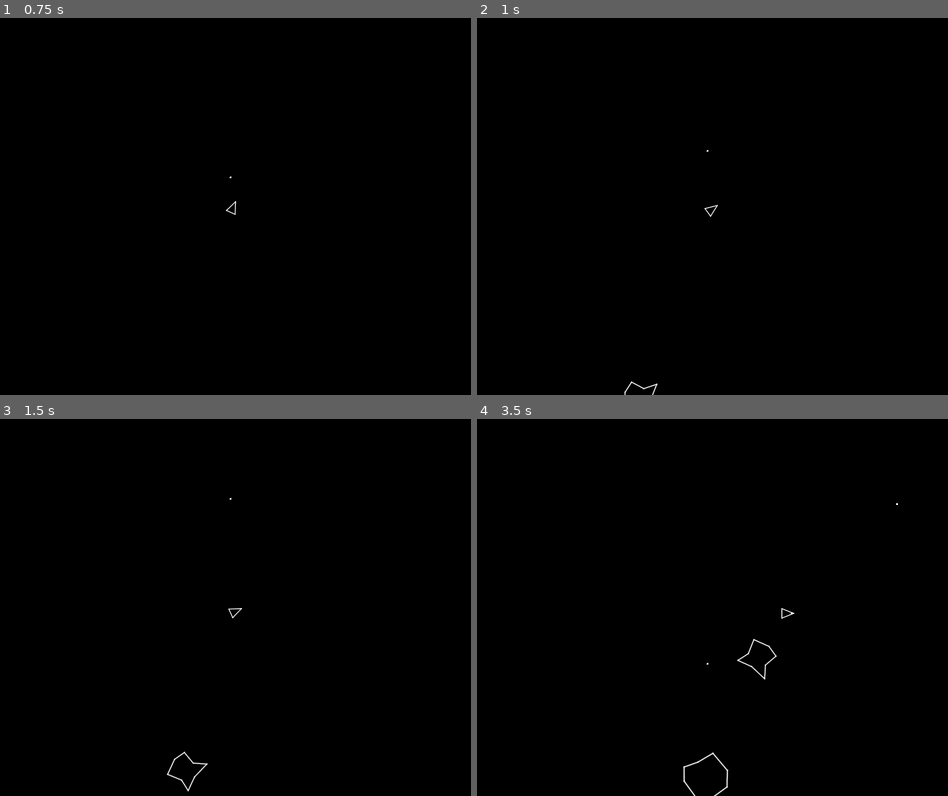
Above: before the commit, frames 1-4 (two rows, left to right).
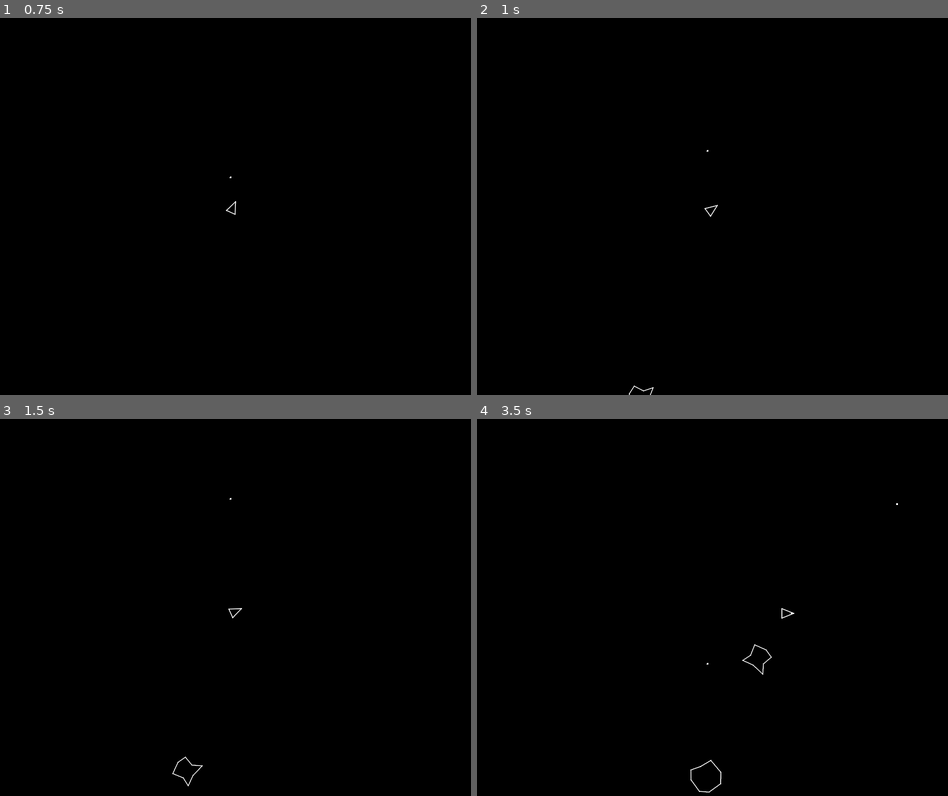
Above: after the commit, the same moments.

Repository: edudf90/asteroids-godot
Game: Godot game, scene res://game/game.tscn
Same seed, same stepped clock (60 frames per second), same inputs: the game is played once before the commit and once after it.
Inputs:
- Up to frame 1 (0.75 s): tap Enter (ui_accept) at 0.5 s; hold Right (ui_right) from 0.53 s (still down)
- Up to frame 2 (1 s): keep holding Right (ui_right); tap Enter (ui_accept) at 0.77 s
- Up to frame 3 (1.5 s): release Right (ui_right) at 1.28 s; hold Left (ui_left) from 1.28 s (still down)
- Up to frame 4 (3.5 s): tap Enter (ui_accept) at 1.52, 3.02 s; release Left (ui_left) at 2.03 s; hold Right (ui_right) 2.03-2.78 s; hold Up (ui_up) from 2.78 s (still down)

Frame 1 is identical in both runs. In frame 2, less than 0.1% of the frame differs, in the area x 31-39%, y 96-100%; in frame 3, 0.2%; in frame 4, 0.4%, in the area x 43-64%, y 58-100%.

Commit message:
Add bullet and asteroid destruction when a bullet hits an asteroid. Create two smaller asteroids when one bigger asteroid is destroyed.

Diff:
--- a/asteroid/asteroid.gd
+++ b/asteroid/asteroid.gd
@@ -1,6 +1,5 @@
 class_name Asteroid
 extends Node2D
-
 
 const SMALL = 1
 const MEDIUM = 2
@@ -18,13 +17,13 @@
 const MIN_SCALE = {
 	SMALL: 0.25,
 	MEDIUM: 0.5,
-	LARGE: 1.0
+	LARGE: 0.85
 }
 
 const MAX_SCALE = {
 	SMALL: 0.45,
 	MEDIUM: 0.75,
-	LARGE: 1.5
+	LARGE: 1.0
 }
 
 const MAX_SPEED = 100.0
@@ -36,13 +35,18 @@
 const MIN_SPAWNING_Y = -5.0
 const MAX_SPAWNING_Y = 645.0
 
+signal got_destroyed
+
 var rng
 var rotation_speed : float
 var velocity : Vector2
 var shape : int
 var scaling_factor : float
+var size : int
+var is_ready = false
 
-func reset(level):
+func reset(level, spawn_position = null):
+	size = level
 	rng = RandomNumberGenerator.new()
 	scaling_factor = rng.randf_range(MIN_SCALE[level], MAX_SCALE[level])
 	scale = Vector2(scaling_factor, scaling_factor)
@@ -50,26 +54,51 @@
 	velocity.y = rng.randf_range(MIN_SPEED, MAX_SPEED)
 	velocity.x = rng.randf_range(MIN_SPEED, MAX_SPEED)
 	shape = rng.randi_range(0, SHAPES.size() - 1)
-	if velocity.x > velocity.y:
-		position.y = rng.randf_range(MIN_SPAWNING_Y, MAX_SPAWNING_Y)
-		position.x = MAX_SPAWNING_X if randi_range(0, 1) % 2 == 0 else MIN_SPAWNING_X
+	if spawn_position == null:
+		if velocity.x > velocity.y:
+			position.y = rng.randf_range(MIN_SPAWNING_Y, MAX_SPAWNING_Y)
+			position.x = MAX_SPAWNING_X if randi_range(0, 1) % 2 == 0 else MIN_SPAWNING_X
+		else:
+			position.x = rng.randf_range(MIN_SPAWNING_X, MAX_SPAWNING_X)
+			position.y = MAX_SPAWNING_Y if randi_range(0, 1) % 2 == 0 else MIN_SPAWNING_Y
 	else:
-		position.x = rng.randf_range(MIN_SPAWNING_X, MAX_SPAWNING_X)
-		position.y = MAX_SPAWNING_Y if randi_range(0, 1) % 2 == 0 else MIN_SPAWNING_Y
+		position = spawn_position
 	var x_middle = (MAX_SPAWNING_X + MIN_SPAWNING_X) / 2.
 	var y_middle = (MAX_SPAWNING_Y + MIN_SPAWNING_Y) / 2.
 	if position.x > x_middle:
 		velocity.x = - velocity.x
 	if position.y > y_middle:
 		velocity.y = - velocity.y
+	if is_ready:
+		reset_child_nodes()
+
+func reset_child_nodes():
+	$PolygonCenterArea.monitoring = true
+	$PolygonCenterArea.monitorable = true
+	$PolygonCollisionArea.monitoring = true
+	$PolygonCollisionArea.monitorable = true
 
 # Called when the node enters the scene tree for the first time.
 func _ready():
+	is_ready = true
 	$PolygonCollisionArea/AsteroidPolygon.polygon = PackedVector2Array(SHAPES[shape])
 	$PolygonCenterArea.add_to_group("moving_body")
-	pass # Replace with function body.
+	$PolygonCollisionArea.connect("area_entered", on_polygon_collision_area_entered)
 
 # Called every frame. 'delta' is the elapsed time since the previous frame.
 func _physics_process(delta):
 	rotate(rotation_speed)
 	translate(velocity * delta)
+
+func on_polygon_collision_area_entered(area : Area2D):
+	if area.is_in_group("bullet"):
+		got_destroyed.emit(self)
+		area.get_parent().remove_shot()
+
+func remove():
+	$PolygonCenterArea.set_deferred("monitoring", false)
+	$PolygonCenterArea.set_deferred("monitorable", false)
+	$PolygonCollisionArea.set_deferred("monitoring", false)
+	$PolygonCollisionArea.set_deferred("monitorable", false)
+	velocity = Vector2(0., 0.)
+	position = Vector2(-100., 100.)
--- a/game/asteroid_generator.gd
+++ b/game/asteroid_generator.gd
@@ -20,34 +20,51 @@
 
 func spawn_asteroid():
 	spawn_cooldown.stop()
-	var asteroid
-	if asteroids.size() < MAX_ASTEROIDS:
-		asteroid = asteroid_resource.instantiate()
-	else:
-		if dead_asteroids.size() > 0:
-			asteroid = dead_asteroids.pop_front()
-		else:
-			spawn_cooldown.start(5.)
-			return
+	var asteroid = get_asteroid_instance()
+	var asteroid_size = decide_new_asteroid_size(asteroid)
+	if asteroid == null || asteroid_size == 0:
+		spawn_cooldown.start(5.)
+		return
+	set_asteroid(asteroid, asteroid_size, null)
+	spawn_cooldown.start(2.)
+
+func decide_new_asteroid_size(asteroid : Asteroid):
 	var asteroid_size = 0
+	if asteroid == null:
+		return asteroid_size
 	if current_sum_asteroid_levels + asteroid.LARGE <= MAX_ASTEROIDS:
 		asteroid_size = asteroid.LARGE
 	elif current_sum_asteroid_levels + asteroid.MEDIUM <= MAX_ASTEROIDS:
 		asteroid_size = asteroid.MEDIUM
 	elif current_sum_asteroid_levels + asteroid.SMALL <= MAX_ASTEROIDS:
 		asteroid_size = asteroid.SMALL
-	if asteroid_size == 0:
-		spawn_cooldown.start(5.)
-		return
-	current_sum_asteroid_levels += asteroid_size
-	asteroid.reset(asteroid_size)
+	return asteroid_size
+
+func despawn_asteroid(asteroid : Asteroid):
+	asteroid.remove()
+	dead_asteroids.push_back(asteroid)
+	current_sum_asteroid_levels -= asteroid.size
+	if asteroid.size != asteroid.SMALL:
+		var child1 = get_asteroid_instance()
+		set_asteroid(child1, asteroid.size / 2, asteroid.position)
+		var child2 = get_asteroid_instance()
+		set_asteroid(child2, asteroid.size / 2, asteroid.position)
+
+func get_asteroid_instance():
+	if asteroids.size() < MAX_ASTEROIDS:
+		var asteroid = asteroid_resource.instantiate()
+		asteroid.connect("got_destroyed", despawn_asteroid)
+		return asteroid
+	if dead_asteroids.size() > 0:
+		return dead_asteroids.pop_front()
+	return null
+
+func set_asteroid(asteroid : Asteroid, size : int, spawn_position):
+	current_sum_asteroid_levels += size
+	asteroid.reset(size, spawn_position)
 	if asteroids.size() < MAX_ASTEROIDS:
 		asteroids.push_back(asteroid)
 		add_child(asteroid)
-	spawn_cooldown.start(2.)
-
-func despawn_asteroid():
-	pass
 
 # Called every frame. 'delta' is the elapsed time since the previous frame.
 func _process(delta):
--- a/shot/shot.gd
+++ b/shot/shot.gd
@@ -13,12 +13,14 @@
 
 func reset_child_nodes():
 	$Lifespan.start(LIFESPAN)
-	$Area2D/CollisionShape2D.disabled = false
+	$Area2D.monitorable = true
+	$Area2D.monitoring = true
 
 # Called when the node enters the scene tree for the first time.
 func _ready():
 	is_ready = true
 	$Area2D.add_to_group("moving_body")
+	$Area2D.add_to_group("bullet")
 
 # Called every frame. 'delta' is the elapsed time since the previous frame.
 func _physics_process(delta):
@@ -32,4 +34,5 @@
 	$Lifespan.stop()
 	self.velocity = Vector2(0., 0.)
 	self.position = Vector2(-50., -50.)
-	$Area2D/CollisionShape2D.disabled = true
+	$Area2D.set_deferred("monitorable", false)
+	$Area2D.set_deferred("monitoring", false)
